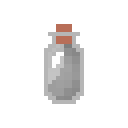
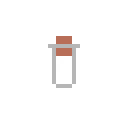
The second 128×128 image is a revision of the first. Changes to its layers:
painted on "emptyphial.png" over [44, 24, 84, 104]
hid "Layer", painted on it over [48, 44, 80, 100]
